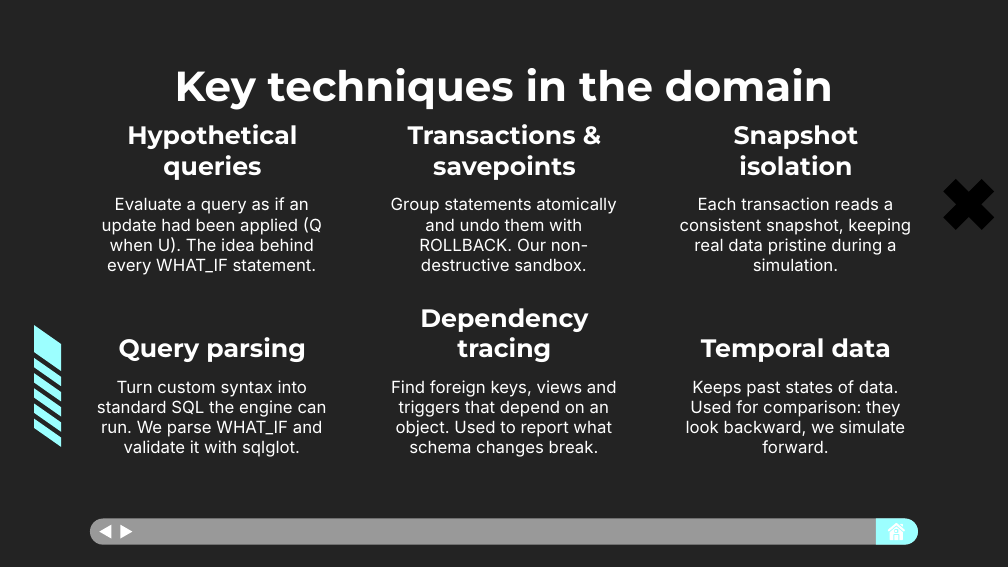
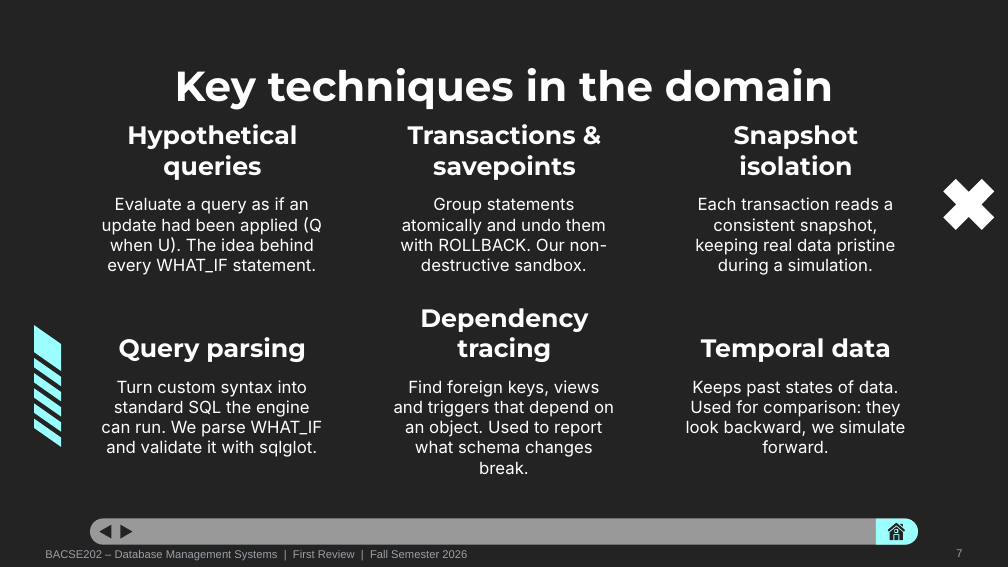
Before and after one commit to prakritijha26/DatabaseSystems_Project, a slide deck: slide 7 of WhatIf_Database_Review_1.pptx (slide 3 before the commit). Drawn at 1008x567 pixels with LibreOffice and Linux fonts; fonts in the diff are those of the drawing. Boxes give left, top, right and bottom in pixels: in the first picture for what was removed or moved away, otherwise in the second. Text is boxed around its words. In the diff, an @@ line names an element or a change of style, - is before the commit and + after.

Commit message:
"Updated Review 1 PPT and PDF"

```diff
--- a/WhatIf_Database_Review_1.pptx
+++ b/WhatIf_Database_Review_1.pptx
@@ freeform shape at box(943, 179, 995, 231): fill #000000 to #FFFFFF @@
@@ 4 subtitles: place and size @@
-4 subtitles at box(97, 197, 911, 457)
+4 subtitles at box(101, 197, 896, 474)
@@ freeform shape at box(888, 523, 905, 531): fill #FFFFFF to #232323; outline redrawn @@
@@ fill #FFFFFF to #232323 in 5 elements at box(100, 524, 112, 538), box(121, 524, 133, 538), box(900, 524, 903, 527), box(895, 530, 897, 532), box(890, 526, 903, 539) @@
@@ freeform shape at box(894, 535, 898, 540): fill #FFFFFF to #232323; outline redrawn @@
@@ text added at box(45, 550, 467, 560), 8 pt, text #9AA0A8 @@
+BACSE202 – Database Management Systems | First Review | Fall Semester 2026
@@ text added at box(956, 549, 962, 557), 8 pt, text #9AA0A8 @@
+7
```
Also in this commit, not shown: 9 other slides changed, 6 slides added, 2 other files.
